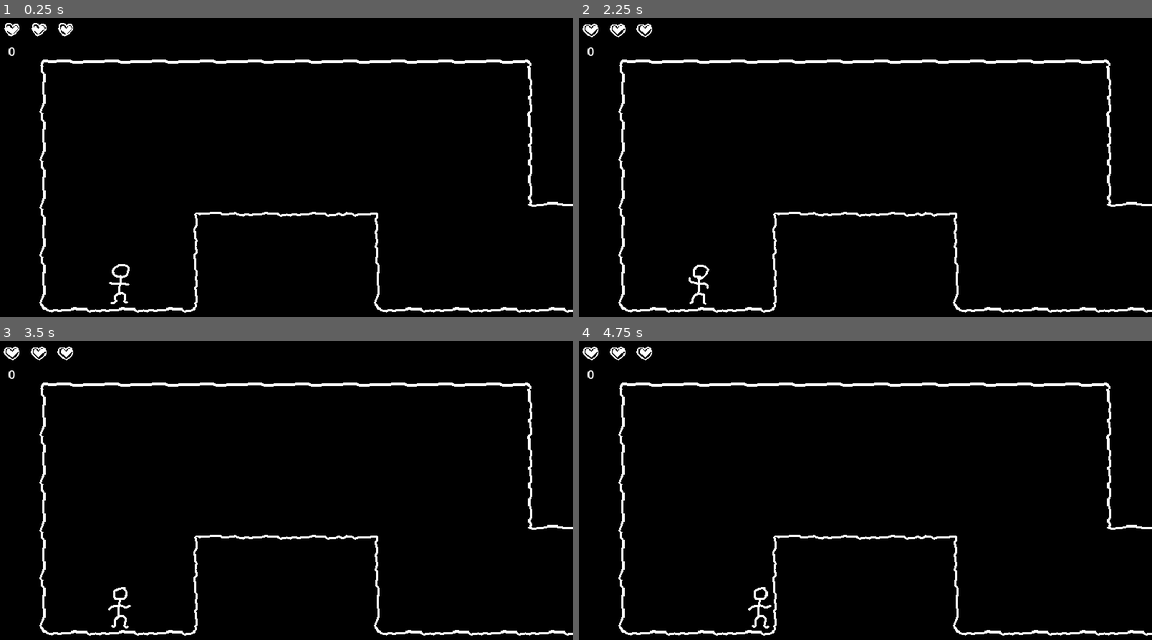
Above: before the commit, frames 1-4 (two rows, left to right).
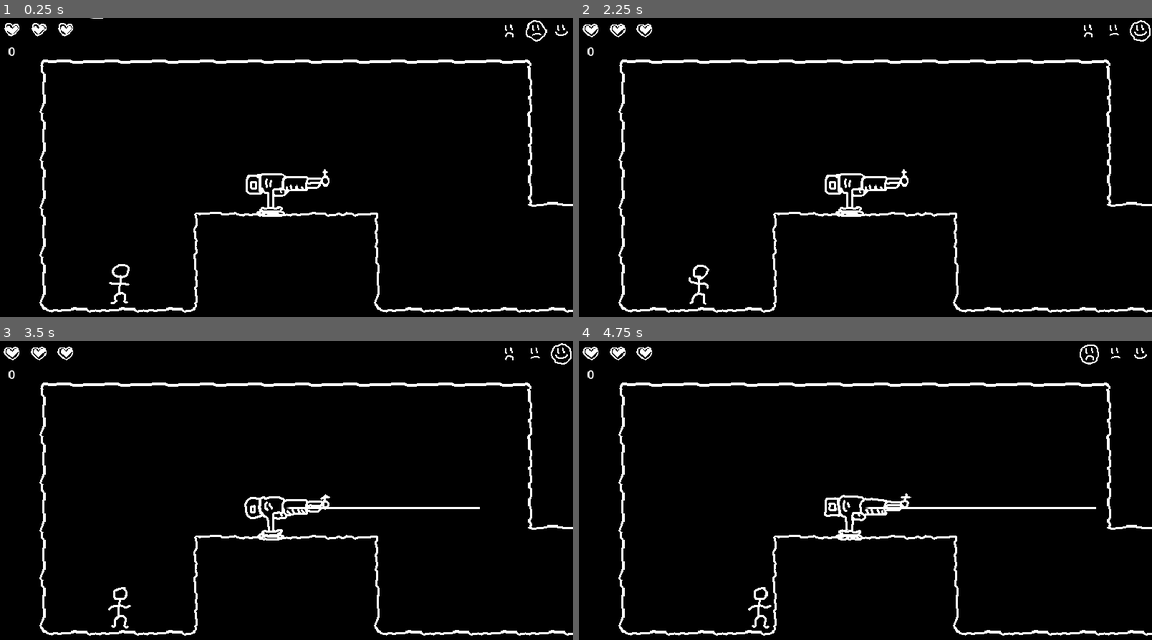
Above: after the commit, the same moments.

Repository: zombietfk/godot.games.bobs-platform-adventure
Game: Godot game, scene res://main.tscn
Two runs of this game, one before a commit and one after it. Both use one fixed random seed, a clock stepped at 60 frames per second and the inputs below.
Inputs (mouse positions are in pixels of both pictures, inside the frame that each line leads up to):
- Up to frame 1 (0.25 s): no input
- Up to frame 2 (2.25 s): click (1111, 29) at 0.52 s; click (1111, 29) at 1.27 s; click (1140, 29) at 2.02 s
- Up to frame 3 (3.5 s): click (561, 352) at 2.77 s
- Up to frame 4 (4.75 s): tap Enter (ui_accept) at 3.5, 3.77 s; hold Right (ui_right) 3.53-4.25 s; click (1088, 352) at 4.27 s

The runs differ from the first frame. In frame 1, 0.7% of the frame differs, in the area x 15-100%, y 0-67%; in frame 2, 0.7%; in frame 3, 0.9%; in frame 4, 1.0%, in the area x 42-100%, y 1-67%.

Commit message:
Adding mounted machine gun (WIP)

Diff:
--- a/level/levels/level_1.tscn
+++ b/level/levels/level_1.tscn
@@ -1,8 +1,10 @@
-[gd_scene load_steps=4 format=4 uid="uid://llqv2al5xrch"]
+[gd_scene load_steps=6 format=4 uid="uid://llqv2al5xrch"]
 
 [ext_resource type="Script" uid="uid://qkyrpvk420dw" path="res://level/level.gd" id="1_wg4fv"]
 [ext_resource type="TileSet" uid="uid://c5nfl1oinj88m" path="res://level/level_tileset.tres" id="2_35gx7"]
 [ext_resource type="PackedScene" uid="uid://bxjr0uwo0iqbk" path="res://objects/abstract/teleport_to_level_zone/teleport_to_level_zone.tscn" id="3_35gx7"]
+[ext_resource type="PackedScene" uid="uid://bmh7affp16sse" path="res://objects/mounted_machine_gun/mounted_machine_gun.tscn" id="4_hosfi"]
+[ext_resource type="PackedScene" uid="uid://bpkrox2k08ws7" path="res://objects/mounted_machine_gun/mounted_machine_gun_bullet.tscn" id="5_eq12i"]
 
 [node name="Level_1" type="Node2D" node_paths=PackedStringArray("spawn_locations")]
 script = ExtResource("1_wg4fv")
@@ -25,4 +27,10 @@
 scale = Vector2(4, 8.1)
 to_level_path = "uid://bo8yhp7lsim74"
 
+[node name="MountedMachineGun" parent="." instance=ExtResource("4_hosfi")]
+position = Vector2(384, 224)
+is_firing = true
+
+[node name="MountedMachineGunBullet" parent="." instance=ExtResource("5_eq12i")]
+
 [connection signal="ready" from="." to="." method="_on_ready"]
--- a/main.tscn
+++ b/main.tscn
@@ -66,7 +66,6 @@
 metadata/_edit_use_anchors_ = true
 
 [node name="PlayerDifficultyUI" type="HBoxContainer" parent="GameUI/UI"]
-visible = false
 layout_direction = 2
 layout_mode = 1
 anchors_preset = -1
--- /dev/null
+++ b/objects/mounted_machine_gun/mounted_machine_gun.gd
@@ -0,0 +1,17 @@
+class_name MountedMachineGun;
+extends Node2D;
+
+@export var is_firing = false;
+@export var machine_gun_bullet: PackedScene = preload("res://objects/mounted_machine_gun/mounted_machine_gun_bullet.tscn");
+@export var machine_gun_bullet_direction: Vector2 = Vector2.RIGHT;
+@export_flags_2d_physics var machine_gun_bullet_collisison_mask;
+
+func _process(_delta: float) -> void:
+	if is_firing:
+		await get_tree().create_timer(3).timeout;
+		var m_gun_bullet: MountedMachineGunBullet = machine_gun_bullet.instantiate();
+		Main.instance.add_child(m_gun_bullet);
+		m_gun_bullet.global_position = global_position;
+		m_gun_bullet.movement_direction = machine_gun_bullet_direction;
+		m_gun_bullet.collision_raycast.collision_mask = machine_gun_bullet_collisison_mask;
+		print(m_gun_bullet.collision_raycast);
--- /dev/null
+++ b/objects/mounted_machine_gun/mounted_machine_gun.tscn
@@ -0,0 +1,42 @@
+[gd_scene load_steps=7 format=3 uid="uid://bmh7affp16sse"]
+
+[ext_resource type="Script" uid="uid://c7uyn82fcy3bt" path="res://objects/mounted_machine_gun/mounted_machine_gun.gd" id="1_lyrq3"]
+[ext_resource type="Texture2D" uid="uid://dithyuifg5x1j" path="res://objects/mounted_machine_gun/mounted_machine_gun_spritesheet.png" id="1_oxvf8"]
+
+[sub_resource type="AtlasTexture" id="AtlasTexture_hosfi"]
+atlas = ExtResource("1_oxvf8")
+region = Rect2(0, 0, 128, 96)
+
+[sub_resource type="AtlasTexture" id="AtlasTexture_eq12i"]
+atlas = ExtResource("1_oxvf8")
+region = Rect2(128, 0, 128, 96)
+
+[sub_resource type="AtlasTexture" id="AtlasTexture_blww0"]
+atlas = ExtResource("1_oxvf8")
+region = Rect2(256, 0, 128, 96)
+
+[sub_resource type="SpriteFrames" id="SpriteFrames_lemno"]
+animations = [{
+"frames": [{
+"duration": 1.0,
+"texture": SubResource("AtlasTexture_hosfi")
+}, {
+"duration": 1.0,
+"texture": SubResource("AtlasTexture_eq12i")
+}, {
+"duration": 1.0,
+"texture": SubResource("AtlasTexture_blww0")
+}],
+"loop": true,
+"name": &"default",
+"speed": 3.0
+}]
+
+[node name="MountedMachineGun" type="Node2D"]
+script = ExtResource("1_lyrq3")
+machine_gun_bullet_collisison_mask = 454
+
+[node name="AnimatedSprite2D" type="AnimatedSprite2D" parent="."]
+position = Vector2(0, 9)
+sprite_frames = SubResource("SpriteFrames_lemno")
+autoplay = "default"
--- /dev/null
+++ b/objects/mounted_machine_gun/mounted_machine_gun_bullet.gd
@@ -0,0 +1,14 @@
+class_name MountedMachineGunBullet;
+extends Node2D;
+
+@export var movement_direction: Vector2 = Vector2.RIGHT;
+@export var movement_speed: float = 500.0;
+@onready var collision_raycast: RayCast2D = $RayCast2D;
+
+func _physics_process(delta: float) -> void:
+	position += movement_direction * movement_speed * delta;
+	if collision_raycast.is_colliding():
+		var collider: Node2D = $RayCast2D.get_collider();
+		if collider.has_method("gib_and_kill"):
+			collider.gib_and_kill();
+		queue_free();
--- /dev/null
+++ b/objects/mounted_machine_gun/mounted_machine_gun_bullet.tscn
@@ -0,0 +1,26 @@
+[gd_scene load_steps=4 format=3 uid="uid://bpkrox2k08ws7"]
+
+[ext_resource type="Script" uid="uid://pukr4krwnq0a" path="res://objects/mounted_machine_gun/mounted_machine_gun_bullet.gd" id="1_4mssq"]
+
+[sub_resource type="Curve" id="Curve_wg4fv"]
+_limits = [0.1, 0.2, 0.0, 1.0]
+_data = [Vector2(0, 0.2), 0.0, 0.0, 0, 0, Vector2(0, 0.2), 0.0, 0.0, 0, 0]
+point_count = 2
+
+[sub_resource type="Gradient" id="Gradient_wg4fv"]
+offsets = PackedFloat32Array(0, 0.14973262, 1)
+colors = PackedColorArray(1, 1, 1, 0, 1, 1, 1, 1, 1, 1, 1, 1)
+
+[node name="MountedMachineGunBullet" type="Node2D"]
+script = ExtResource("1_4mssq")
+
+[node name="Line2D" type="Line2D" parent="."]
+points = PackedVector2Array(0, 0, 5, 0, 16, 0)
+width_curve = SubResource("Curve_wg4fv")
+gradient = SubResource("Gradient_wg4fv")
+joint_mode = 1
+begin_cap_mode = 1
+end_cap_mode = 2
+
+[node name="RayCast2D" type="RayCast2D" parent="."]
+target_position = Vector2(23, 0)
Not shown, added: objects/mounted_machine_gun/mounted_machine_gun.gd.uid
Not shown, added: objects/mounted_machine_gun/mounted_machine_gun_bullet.gd.uid
Binary file added: objects/mounted_machine_gun/mounted_machine_gun_spritesheet.png
Not shown, added: objects/mounted_machine_gun/mounted_machine_gun_spritesheet.png.import
